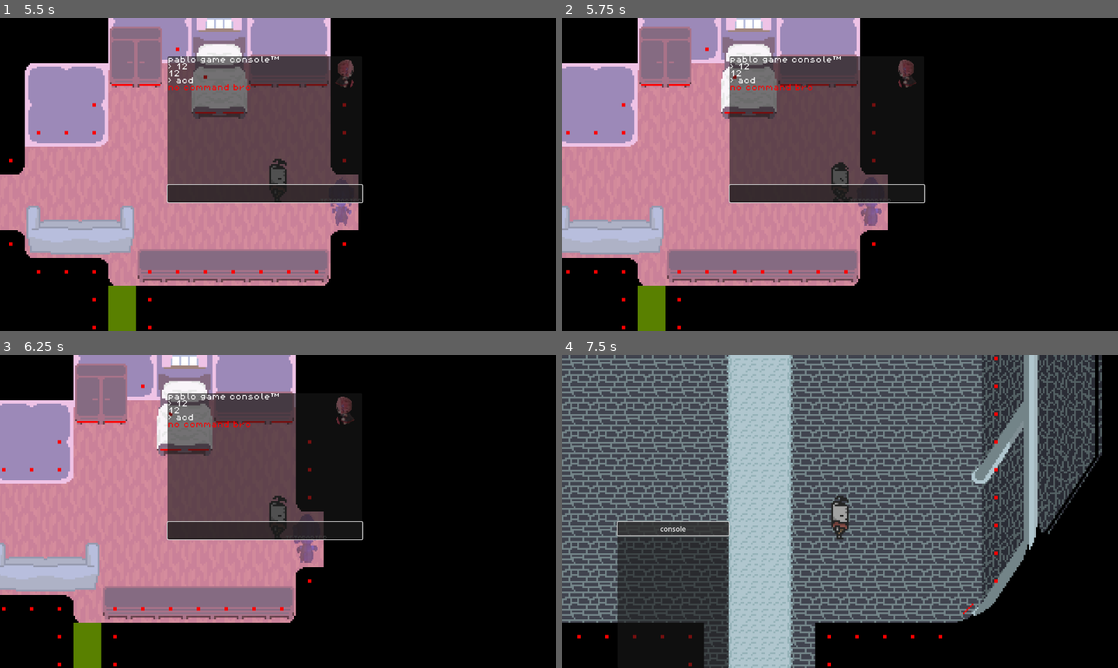
Above: before the commit, frames 1-4 (two rows, left to right).
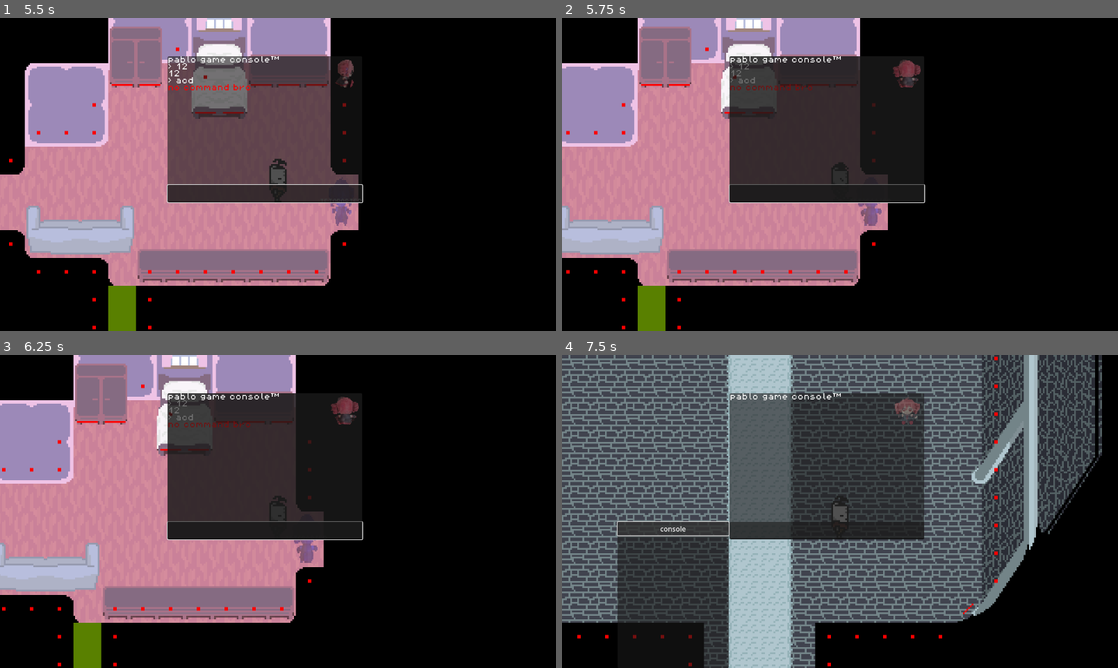
Above: after the commit, the same moments.

Repository: mizusnyyy/thejrgame
Game: Godot game, scene res://scenes/story/pre-core/house.tscn
The game is run twice, just before and just after one commit, with the same random seed, the same clock (stepped at 60 frames per second) and the same inputs.
Inputs (mouse positions are in pixels of both pictures, inside the frame that each line leads up to):
- Up to frame 1 (5.5 s): click "console" at 0.5 s; click (122, 183) at 1.27 s; type "12" at 1.35 s; tap Enter (interact) at 2 s; move the mouse to (400, 158) at 2.02 s; hold D (right) 2.03-2.75 s; tap C (phone) at 2.1, 3.6, 5.3 s; click (400, 158) at 2.17 s; tap U (debug.bone.size.up) at 2.27, 5.27 s; drag from (166, 190) to (305, 199) at 2.77 s; move the mouse to (333, 105) at 3.52 s; hold A (left) 3.53-4.25 s; drag from (250, 237) to (111, 127) at 4.27 s; move the mouse to (444, 221) at 5.02 s; hold D (right) from 5.03 s (still down); hold Enter (interact) from 5.03 s (still down)
- Up to frame 2 (5.75 s): keep holding D (right); keep holding Enter (interact); tap ` (console) at 5.65 s
- Up to frame 3 (6.25 s): release D (right) at 5.75 s; release Enter (interact) at 5.75 s; drag from (111, 464) to (305, 536) at 5.77 s
- Up to frame 4 (7.5 s): move the mouse to (867, 511) at 6.52 s; hold D (right) 6.53-7.25 s; tap C (phone) at 6.6 s; click (867, 511) at 6.67 s; tap F11 (fs) at 7.15 s; click "console" at 7.25 s

Frame 1 is identical in both runs. In frame 2, 10% of the frame differs, in the area x 30-66%, y 12-59%; in frame 3, 10%; in frame 4, 16%.

Commit message:
dzien dobry

Diff:
--- a/project.godot
+++ b/project.godot
@@ -16,9 +16,12 @@
 
 [autoload]
 
+console="*res://scenes/ui/console.tscn"
+global="*res://globals.gd"
+Musicsounds="*res://scenes/randomthings/musicsounds.tscn"
 phone="*res://scenes/ui/phone.tscn"
-global="*res://globals.gd"
 musicsounds="*res://scenes/randomthings/musicsounds.tscn"
+MenuHandler="*res://scenes/menu/menu_handler.gd"
 
 [display]
 
@@ -139,6 +142,11 @@
 "events": [Object(InputEventKey,"resource_local_to_scene":false,"resource_name":"","device":-1,"window_id":0,"alt_press …(191 unchanged characters)…
 ]
 }
+menu={
+"deadzone": 0.2,
+"events": [Object(InputEventKey,"resource_local_to_scene":false,"resource_name":"","device":0,"window_id":0,"alt_pressed":false,"shift_pressed":false,"ctrl_pressed":false,"meta_pressed":false,"pressed":false,"keycode":0,"physical_keycode":77,"key_label":0,"unicode":0,"location":0,"echo":false,"script":null)
+]
+}
 
 [rendering]
 
--- a/scenes/menu/graj_button.gd
+++ b/scenes/menu/graj_button.gd
@@ -1,5 +1,7 @@
 extends TextureButton
 
-
 func _on_pressed() -> void:
+	if MenuHandler.menu_instance:
+		MenuHandler.menu_instance.queue_free()
+		MenuHandler.menu_instance = null
 	get_tree().change_scene_to_file("res://scenes/story/pre-core/house.tscn")
--- a/scenes/menu/main_menu.tscn
+++ b/scenes/menu/main_menu.tscn
@@ -31,25 +31,27 @@
 
 [node name="MainMenu" type="Node2D"]
 
-[node name="Control" type="Control" parent="."]
+[node name="CanvasLayer" type="CanvasLayer" parent="."]
+
+[node name="Control" type="Control" parent="CanvasLayer"]
 layout_mode = 3
 anchors_preset = 0
 offset_right = 40.0
 offset_bottom = 40.0
 
-[node name="Panel" type="Panel" parent="Control"]
+[node name="Panel" type="Panel" parent="CanvasLayer/Control"]
 layout_mode = 0
 offset_right = 40.0
 offset_bottom = 40.0
 
-[node name="AnimatedSprite2D" type="AnimatedSprite2D" parent="Control/Panel"]
+[node name="AnimatedSprite2D" type="AnimatedSprite2D" parent="CanvasLayer/Control/Panel"]
 modulate = Color(0.590441, 0.590441, 0.590441, 1)
 position = Vector2(479, 359)
 scale = Vector2(5.86585, 4.40244)
 sprite_frames = SubResource("SpriteFrames_0o4t1")
 autoplay = "default"
 
-[node name="graj_button" type="TextureButton" parent="Control"]
+[node name="graj_button" type="TextureButton" parent="CanvasLayer/Control"]
 layout_mode = 0
 offset_left = 960.0
 offset_top = 192.0
@@ -60,7 +62,7 @@
 texture_hover = ExtResource("5_41tvm")
 script = ExtResource("6_vxdmp")
 
-[node name="ustawienia_button" type="TextureButton" parent="Control"]
+[node name="ustawienia_button" type="TextureButton" parent="CanvasLayer/Control"]
 layout_mode = 0
 offset_left = 960.0
 offset_top = 320.0
@@ -71,7 +73,7 @@
 texture_hover = ExtResource("9_si58d")
 script = ExtResource("10_anexq")
 
-[node name="wyjscie_button" type="TextureButton" parent="Control"]
+[node name="wyjscie_button" type="TextureButton" parent="CanvasLayer/Control"]
 layout_mode = 0
 offset_left = 960.0
 offset_top = 448.0
@@ -82,6 +84,6 @@
 texture_hover = ExtResource("13_1bw8o")
 script = ExtResource("14_q78k2")
 
-[connection signal="pressed" from="Control/graj_button" to="Control/graj_button" method="_on_pressed"]
-[connection signal="pressed" from="Control/ustawienia_button" to="Control/ustawienia_button" method="_on_pressed"]
-[connection signal="pressed" from="Control/wyjscie_button" to="Control/wyjscie_button" method="_on_pressed"]
+[connection signal="pressed" from="CanvasLayer/Control/graj_button" to="CanvasLayer/Control/graj_button" method="_on_pressed"]
+[connection signal="pressed" from="CanvasLayer/Control/ustawienia_button" to="CanvasLayer/Control/ustawienia_button" method="_on_pressed"]
+[connection signal="pressed" from="CanvasLayer/Control/wyjscie_button" to="CanvasLayer/Control/wyjscie_button" method="_on_pressed"]
--- /dev/null
+++ b/scenes/menu/menu_handler.gd
@@ -0,0 +1,15 @@
+extends Node
+
+@export var menu_scene: PackedScene = preload("res://scenes/menu/main_menu.tscn")
+
+var menu_instance: Node = null
+
+func _input(event: InputEvent) -> void:
+	if event.is_action_pressed("menu"):
+		if menu_instance == null:
+			menu_instance = menu_scene.instantiate()
+			get_tree().root.add_child(menu_instance)
+			menu_instance.set_process_input(true)
+		else:
+			menu_instance.queue_free()
+			menu_instance = null
--- a/scenes/menu/ustawienia_button.gd
+++ b/scenes/menu/ustawienia_button.gd
@@ -2,4 +2,7 @@
 
 
 func _on_pressed() -> void:
+	if MenuHandler.menu_instance:
+		MenuHandler.menu_instance.queue_free()
+		MenuHandler.menu_instance = null
 	get_tree().change_scene_to_file("res://scenes/menu/settings.tscn")
--- a/scenes/player/teto.tscn
+++ b/scenes/player/teto.tscn
@@ -2,7 +2,6 @@
 
 [ext_resource type="Script" uid="uid://dou5xmvh55egf" path="res://scenes/player/move.gd" id="1_3xey1"]
 [ext_resource type="Texture2D" uid="uid://bdo8d0j7y6s7b" path="res://assets/sprite/characters/party/jr/jrspritesheet.png" id="2_1a4v8"]
-
 
 [sub_resource type="RectangleShape2D" id="RectangleShape2D_80hx6"]
 size = Vector2(14, 6)
--- /dev/null
+++ b/scenes/ui/console.gd
@@ -0,0 +1,129 @@
+extends Node2D
+
+@onready var input_field: LineEdit = $CanvasLayer/Panel/LineEdit
+@onready var output_label: RichTextLabel = $CanvasLayer/Panel/RichTextLabel
+@onready var canvas_layer: CanvasLayer = $CanvasLayer
+@onready var steamhappyemoji = $steamhappy/steamhappy
+var initial_text="pablo game console™"
+
+var expression = Expression.new()
+var custom_commands = {}
+func goto_scene(path: String):
+	get_tree().change_scene_to_file(path)
+func goto_teto(path: String):
+	get_tree().change_scene_to_file("res://scenes/story/pre-core/"+path+".tscn")
+
+func set_var(variable, value):
+	if has_variable(global, variable):
+		global.set(variable, value)
+		output("global." + str(variable) + " = " + str(value))
+	else:
+		output("[color=red]no such global variable: %s[/color]" % variable)
+func get_var(variable):
+	if has_variable(global, variable):
+		var value = global.get(variable)
+		output("global." + str(variable) + " = " + str(value))
+	else:
+		output("[color=red]no such global variable: %s[/color]" % variable)
+func get_vars():
+	var vars = global.get_property_list()
+	var found = false
+
+	output("[color=light_blue]global variables:[/color]")
+
+	for var_info in vars:
+		if var_info.usage & PROPERTY_USAGE_SCRIPT_VARIABLE != 0:
+			var name = var_info.name
+			var value = global.get(name)
+			output("- [color=white]%s[/color] = %s" % [name, str(value)])
+			found = true
+
+	if not found:
+		output("[color=yellow]no global vars found lol[/color]")
+
+func clear():
+	output_label.text=initial_text
+func steamhappy():
+	if steamhappyemoji.visible:
+		steamhappyemoji.hide()
+	else:
+		steamhappyemoji.show()
+
+func _ready():
+	canvas_layer.hide()
+	input_field.text_submitted.connect(_on_text_submitted)
+	register_command("goto_teto", Callable(self, "goto_teto"))
+	register_command("goto_scene", Callable(self, "goto_scene"))
+	register_command("set_var", Callable(self, "set_var"))
+	register_command("get_var", Callable(self, "get_var"))
+	register_command("clear",Callable(self,"clear"))
+	register_command("get_vars", Callable(self, "get_vars"))
+	register_command("steamhappy",Callable(self,"steamhappy"))
+func _process(delta: float) -> void:
+	if Input.is_action_just_pressed("console"):
+		if canvas_layer.visible==true:
+			canvas_layer.hide()
+		else:
+			canvas_layer.show()
+
+
+
+func register_command(name: String, callback: Callable):
+	custom_commands[name] = callback
+func output(text: String):
+	output_label.append_text(text + "\n")
+
+func _on_text_submitted(command: String):
+	input_field.clear()
+
+	if command.strip_edges() == "":
+		return
+
+	output("[color=white]> " + command)
+
+	if _try_execute_command_line(command):
+		return
+
+	var error = expression.parse(command)
+	if error != OK:
+		output("[color=red]error bro: %s[/color]" % expression.get_error_text())
+		return
+
+	var result = expression.execute()
+	if expression.has_execute_failed():
+		output("[color=red]no command bro[/color]")
+	else:
+		output(str(result))
+
+func _try_execute_command_line(command: String) -> bool:
+	var tokens = command.strip_edges().split(" ", false)
+	if tokens.size() == 0:
+		return false
+
+	var cmd_name = tokens[0]
+	var args = tokens.slice(1, tokens.size())
+
+	var parsed_args = []
+	for arg in args:
+		if arg.is_valid_float():
+			parsed_args.append(arg.to_float())
+		elif arg.is_valid_int():
+			parsed_args.append(arg.to_int())
+		elif (arg.begins_with('"') and arg.ends_with('"')) or (arg.begins_with("'") and arg.ends_with("'")):
+			parsed_args.append(arg.substr(1, arg.length() - 2))
+		else:
+			parsed_args.append(arg)
+
+	if custom_commands.has(cmd_name):
+		custom_commands[cmd_name].callv(parsed_args)
+		return true
+
+	return false
+
+
+
+func has_variable(obj: Object, name: String) -> bool:
+	for prop in obj.get_property_list():
+		if prop.name == name:
+			return true
+	return false
--- /dev/null
+++ b/scenes/ui/console.tscn
@@ -0,0 +1,108 @@
+[gd_scene load_steps=11 format=3 uid="uid://csdqui1m3wj4t"]
+
+[ext_resource type="Script" uid="uid://cbro4mwvmp3i8" path="res://scenes/ui/console.gd" id="1_35dvq"]
+[ext_resource type="Script" uid="uid://bk6bdio51usd3" path="res://scenes/ui/panel.gd" id="2_e4lyg"]
+[ext_resource type="Script" uid="uid://o7onsywlm8iu" path="res://scenes/ui/fs.gd" id="2_nv40g"]
+[ext_resource type="FontFile" uid="uid://bipo0dsq476dk" path="res://assets/font/dialoge8.ttf" id="3_7iixm"]
+[ext_resource type="Texture2D" uid="uid://e5q4i0heuvg3" path="res://assets/sprite/characters/party/jr/teto_front.png" id="5_xwmki"]
+[ext_resource type="Texture2D" uid="uid://bq1mj2osrqcqs" path="res://assets/sprite/characters/party/jr/teto_side.png" id="6_4vjlj"]
+[ext_resource type="Texture2D" uid="uid://cmj27cly056f7" path="res://assets/sprite/characters/party/jr/teto_back.png" id="7_o8uho"]
+[ext_resource type="Texture2D" uid="uid://6kf44nmw8j3i" path="res://assets/sprite/characters/party/jr/teto_side_better.png" id="8_c21ug"]
+[ext_resource type="Texture2D" uid="uid://cxjg8v51ap1oy" path="res://steamhappy.png" id="9_4vjlj"]
+
+[sub_resource type="SpriteFrames" id="SpriteFrames_xwmki"]
+animations = [{
+"frames": [{
+"duration": 1.0,
+"texture": ExtResource("5_xwmki")
+}, {
+"duration": 1.0,
+"texture": ExtResource("8_c21ug")
+}, {
+"duration": 1.0,
+"texture": ExtResource("7_o8uho")
+}, {
+"duration": 1.0,
+"texture": ExtResource("6_4vjlj")
+}],
+"loop": true,
+"name": &"default",
+"speed": 8.0
+}]
+
+[node name="console" type="Node2D"]
+process_mode = 3
+script = ExtResource("1_35dvq")
+
+[node name="fs&pause handler" type="Node2D" parent="."]
+script = ExtResource("2_nv40g")
+
+[node name="steamhappy" type="CanvasLayer" parent="."]
+
+[node name="steamhappy" type="Sprite2D" parent="steamhappy"]
+visible = false
+position = Vector2(672, 360)
+scale = Vector2(1, 0.5)
+texture = ExtResource("9_4vjlj")
+
+[node name="CanvasLayer" type="CanvasLayer" parent="."]
+
+[node name="Panel" type="Panel" parent="CanvasLayer"]
+offset_left = 64.0
+offset_top = 64.0
+offset_right = 512.0
+offset_bottom = 400.0
+script = ExtResource("2_e4lyg")
+
+[node name="LineEdit" type="LineEdit" parent="CanvasLayer/Panel"]
+layout_mode = 1
+anchors_preset = -1
+anchor_left = -0.0591518
+anchor_top = 0.813988
+anchor_right = 0.297991
+anchor_bottom = 0.813988
+offset_left = 26.5
+offset_top = 22.5
+offset_right = 314.5
+offset_bottom = 62.5
+theme_override_colors/font_color = Color(1, 1, 1, 1)
+theme_override_fonts/font = ExtResource("3_7iixm")
+
+[node name="RichTextLabel" type="RichTextLabel" parent="CanvasLayer/Panel"]
+layout_mode = 1
+offset_right = 448.0
+offset_bottom = 296.0
+theme_override_colors/default_color = Color(1, 1, 1, 1)
+theme_override_fonts/normal_font = ExtResource("3_7iixm")
+text = "pablo game console™
+"
+autowrap_mode = 1
+metadata/_edit_use_anchors_ = true
+
+[node name="teeeto" type="AnimatedSprite2D" parent="CanvasLayer/Panel"]
+modulate = Color(1, 1, 1, 0.388235)
+position = Vector2(408, 40)
+scale = Vector2(2, 2)
+sprite_frames = SubResource("SpriteFrames_xwmki")
+autoplay = "default"
+frame_progress = 0.362494
+
+[node name="pause" type="CanvasLayer" parent="."]
+
+[node name="ColorRect" type="ColorRect" parent="pause"]
+visible = false
+offset_right = 1280.0
+offset_bottom = 720.0
+color = Color(0, 0, 0, 0.784314)
+
+[node name="Label" type="Label" parent="pause/ColorRect"]
+layout_mode = 1
+anchors_preset = -1
+offset_left = 16.0
+offset_top = 16.0
+offset_right = 132.0
+offset_bottom = 32.0
+scale = Vector2(2, 2)
+theme_override_fonts/font = ExtResource("3_7iixm")
+text = "paused :3"
+metadata/_edit_use_anchors_ = true
Not shown, added: scenes/menu/menu_handler.gd.uid
Not shown, added: scenes/ui/console.gd.uid
